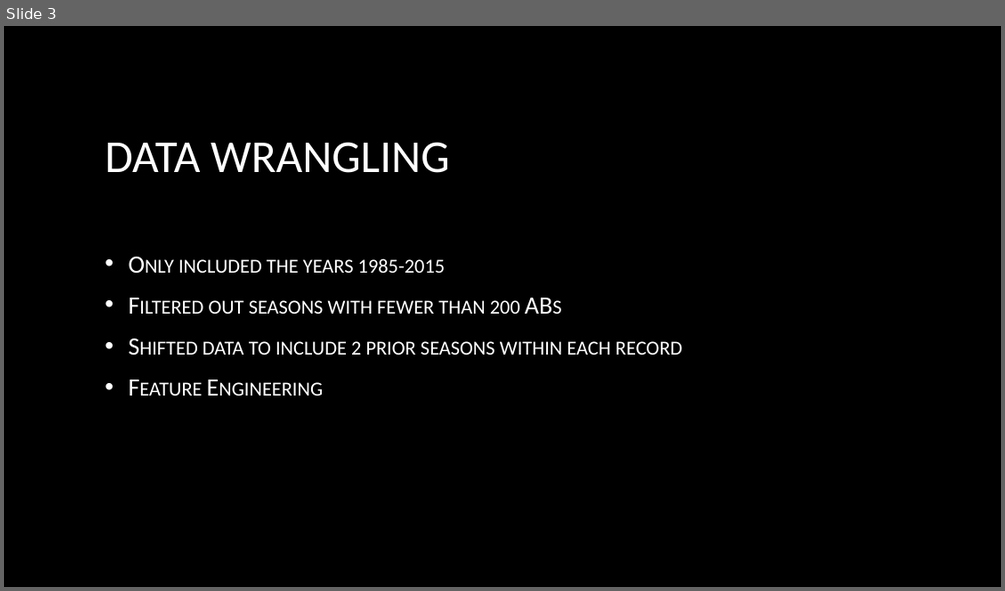
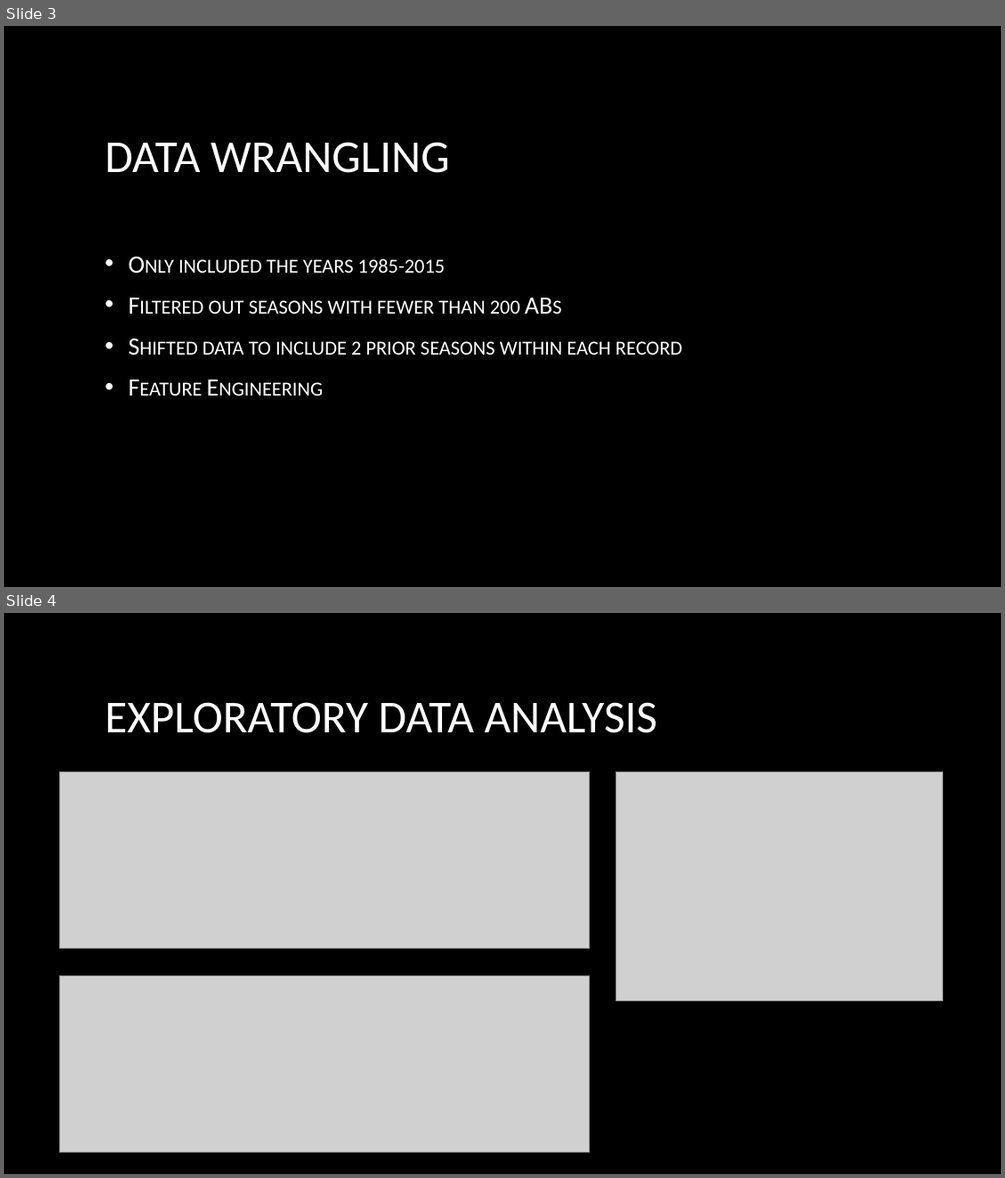
Before and after one commit to boardmjm/Capstone-Two, a slide deck: Capstone2_Final_Presentation.pptx. Shown one above the other, each under a label of ours: slide 3 before the commit, slides 3 and 4 after it. The pictures are 1005x591 and 1005x1178 pixels, drawn with LibreOffice and Linux fonts; fonts in the diff are those of the drawing; grey boxes stand for pictures; background and template pictures are left out. Boxes give left, top, right and bottom in pixels: in the first picture for what was removed or moved away, otherwise in the second. Text is boxed around its words. In the diff, an @@ line names an element or a change of style, - is before the commit and + after.

```diff
--- a/Capstone2_Final_Presentation.pptx
+++ b/Capstone2_Final_Presentation.pptx
@@ slide 4 added at (4,613,1001,1174), background picture (left out) @@
@@ title added at (105,702,657,733), 44 pt, text gradient #FFFFFF to #A6A6A6 @@
+EXPLORATORY DATA ANALYSIS
@@ picture added at (59,771,590,948) @@
@@ picture added at (616,771,943,1000) @@
@@ picture added at (59,976,590,1152) @@
```
Also in this commit, not shown: 7 slides changed, 1 slide removed.
